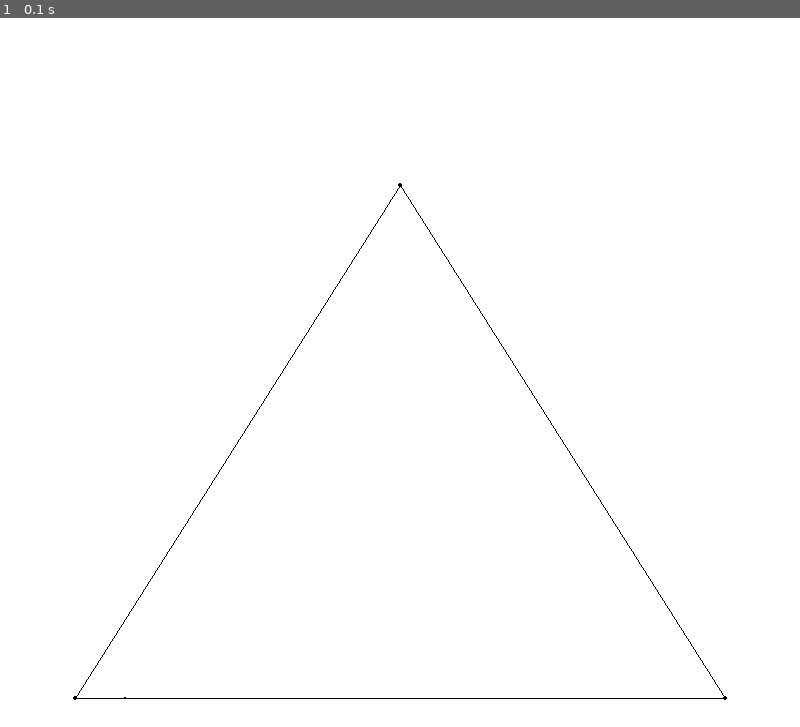
Above: before the commit, frame 1.
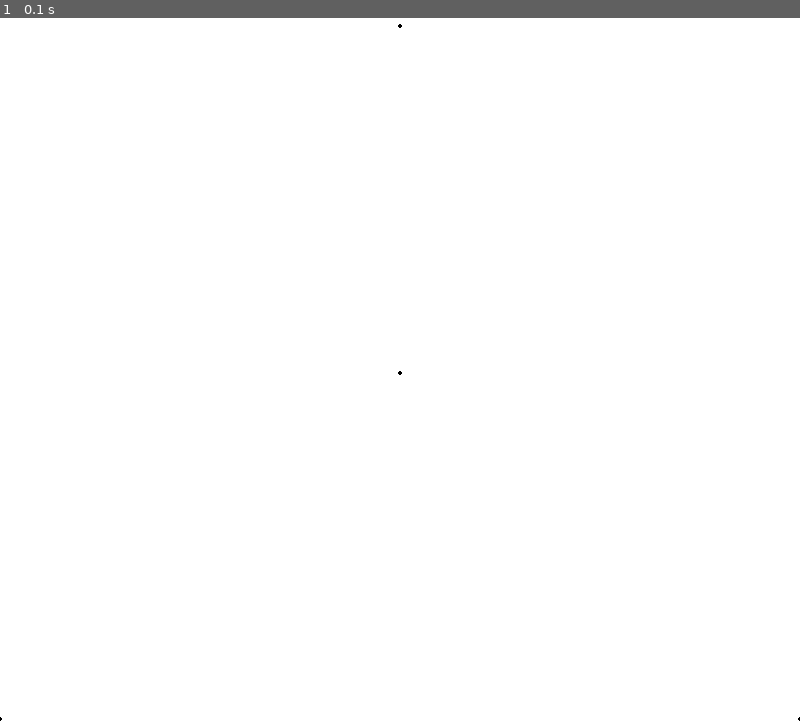
Above: after the commit, the same moment.

Repository: ReDedrik/sierpinski_triangle_pygame
Game: pygame game, started from main.py
The game is run twice, just before and just after one commit, with the same random seed, the same clock (stepped at 60 frames per second) and the same inputs.
Inputs:
- Up to frame 1 (0.1 s): no input

The runs differ from the first frame. In frame 1, 0.3% of the frame differs, in the area x 0-100%, y 0-100%.

Commit message:
added class for endpoints

Diff:
--- a/main.py
+++ b/main.py
@@ -24,20 +24,54 @@
 ###
 ### Dot function to draw dots at specified location
 ###
-def Dot(x, size = dotsize):
-    pygame.draw.circle(screen, black, (x[0], x[1]), size)
-
-def Line(point1, point2):
-    pygame.draw.line(screen, black, point1, point2)
 
 
 ###
 ### establishing the corners
 ###
+
+class Endpoint:
+    instances = []
+    def __init__(self, x, y):
+        self.x = x
+        self.y = y
+        self.coords = (x, y)
+        Endpoint.instances.append(self)
+
+    @staticmethod
+    def random_point():
+        num = rd.randint(1, len(Endpoint.instances))
+        return Endpoint.instances[num]
+
+    def Dot(self):
+        pygame.draw.circle(screen, black, self.coords, 2)
+
+    def Line(self, pt):
+        pygame.draw.line(screen, black, self.coords, pt.coords)
+
+    @staticmethod
+    def equilateral_triangle(length):
+        screen_x = width
+        screen_y = height
+        center_of_screen = (screen_x / 2, screen_y / 2)
+        pygame.draw.circle(screen, black, center_of_screen, 2)
+
+        pt1 = Endpoint(center_of_screen[0] - length / 2, center_of_screen[1] + (sqrt(3) / 2) * (1/2) * length)
+        pt2 = Endpoint(center_of_screen[0] + length / 2, center_of_screen[1] + (sqrt(3) / 2) * (1/2) * length)
+        pt3 = Endpoint(center_of_screen[0], center_of_screen[1] - (sqrt(3) / 2) * (1/2) * length)
+        Endpoint.instances.append(pt1)
+        Endpoint.instances.append(pt2)
+        Endpoint.instances.append(pt3)
+        pt1.Dot()
+        pt2.Dot()
+        pt3.Dot()
 y_offset = 75
 corner1 = (75, height - y_offset)
 corner2 = (corner1[0] + (width - y_offset * 2), corner1[1])
 corner3 = ((corner1[0] + corner2[0]) / 2, height - y_offset - sqrt((corner2[0] - corner1[0])**2 - ((corner1[0] + corner2[0]) / 2)**2))
+
+corner1 = Endpoint(75, height - y_offset)
+
 
 ###
 ### function to pick first random point
@@ -70,16 +104,16 @@
     return (x_value, y_value)
 
 
-Dot(corner1, 2)
-Dot(corner2, 2)
-Dot(corner3, 2)
-Line(corner1, corner2)
-Line(corner2, corner3)
-Line(corner1, corner3)
+#Dot(corner1, 2)
+#Dot(corner2, 2)
+#Dot(corner3, 2)
+#Line(corner1, corner2)
+#Line(corner2, corner3)
+#Line(corner1, corner3)
 
-
-next_point = (corner1[0] + 50, corner1[1])
-Dot(next_point)
+Endpoint.equilateral_triangle(800)
+#next_point = (corner1[0] + 50, corner1[1])
+#Dot(next_point)
 pygame.display.update()
 
 ###
@@ -92,7 +126,7 @@
         time.sleep(0.5)
     if i <= dots:
         vertex = random_vertex()
-        next_point = draw_new_point(next_point, vertex)
-        Dot(next_point)
+        #next_point = draw_new_point(next_point, vertex)
+        #Dot(next_point)
     i += 1
     pygame.display.update()
